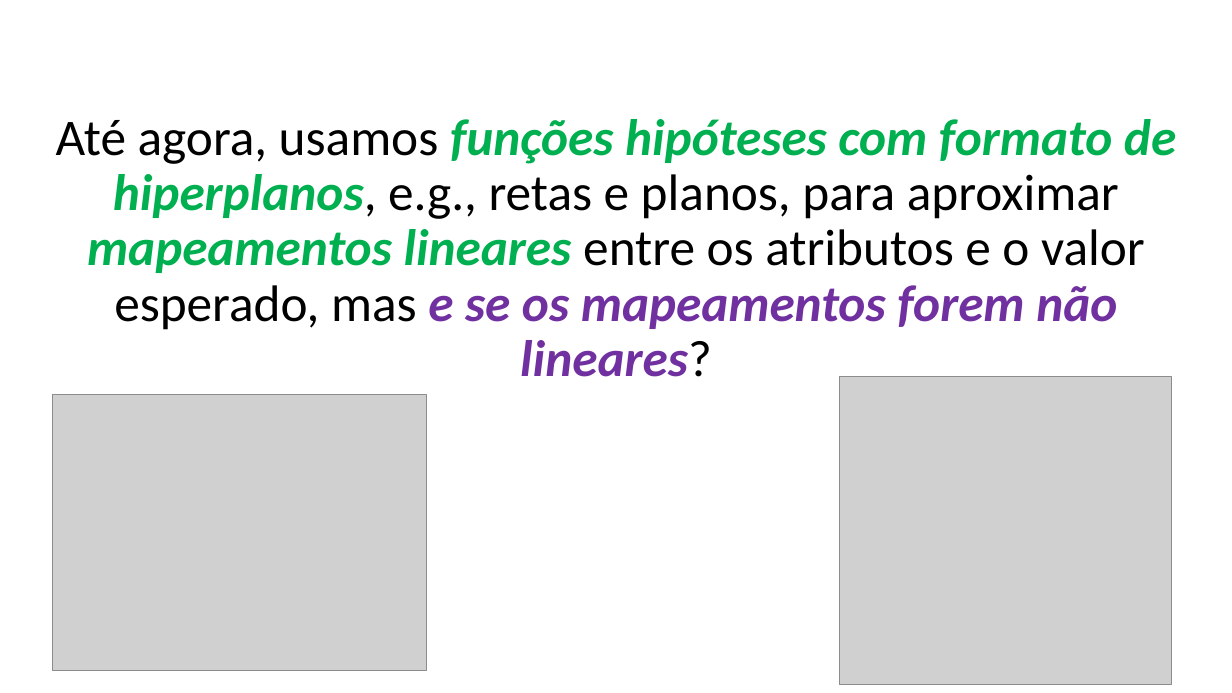
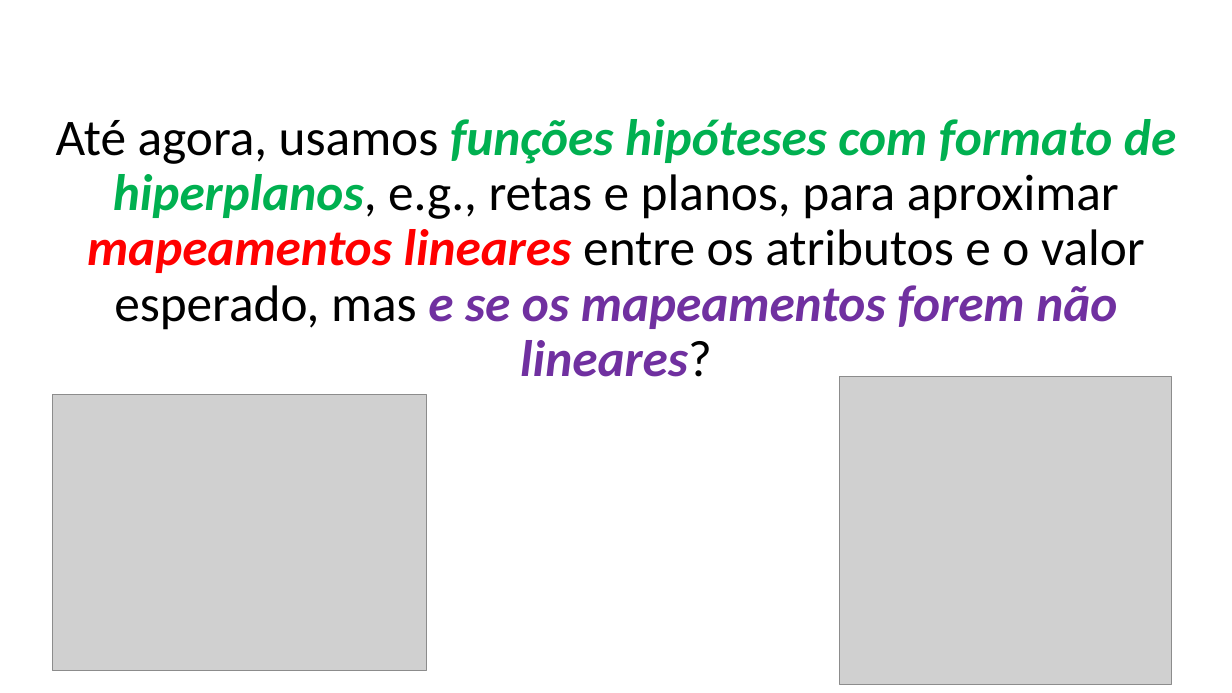
Before and after one commit to zz4fap/t319_aprendizado_de_maquina, a slide deck: slide 14 of slides/T319_Regressão_Linear (Parte IV).pptx. Drawn at 1232x693 pixels with LibreOffice and Linux fonts; fonts in the diff are those of the drawing; grey boxes stand for pictures. Boxes give left, top, right and bottom in pixels: in the first picture for what was removed or moved away, otherwise in the second. Text is boxed around its words. In the diff, an @@ line names an element or a change of style, - is before the commit and + after.

```diff
--- a/slides/T319_Regressão_Linear (Parte IV).pptx
+++ b/slides/T319_Regressão_Linear (Parte IV).pptx
@@ text "Até agora, usamos funções hipóteses ..." at box(56, 119, 1176, 377): text colour #00B050 to #FF0000 in "mapeamentos lineares" @@
```
Also in this commit, not shown: 3 other files.
